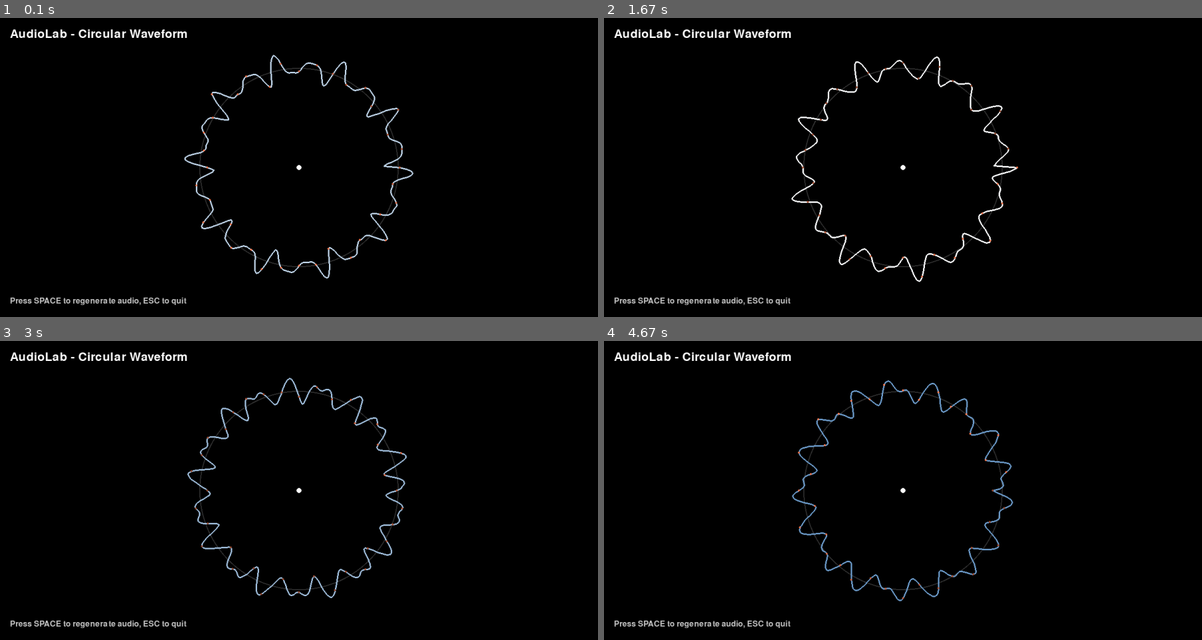
Above: before the commit, frames 1-4 (two rows, left to right).
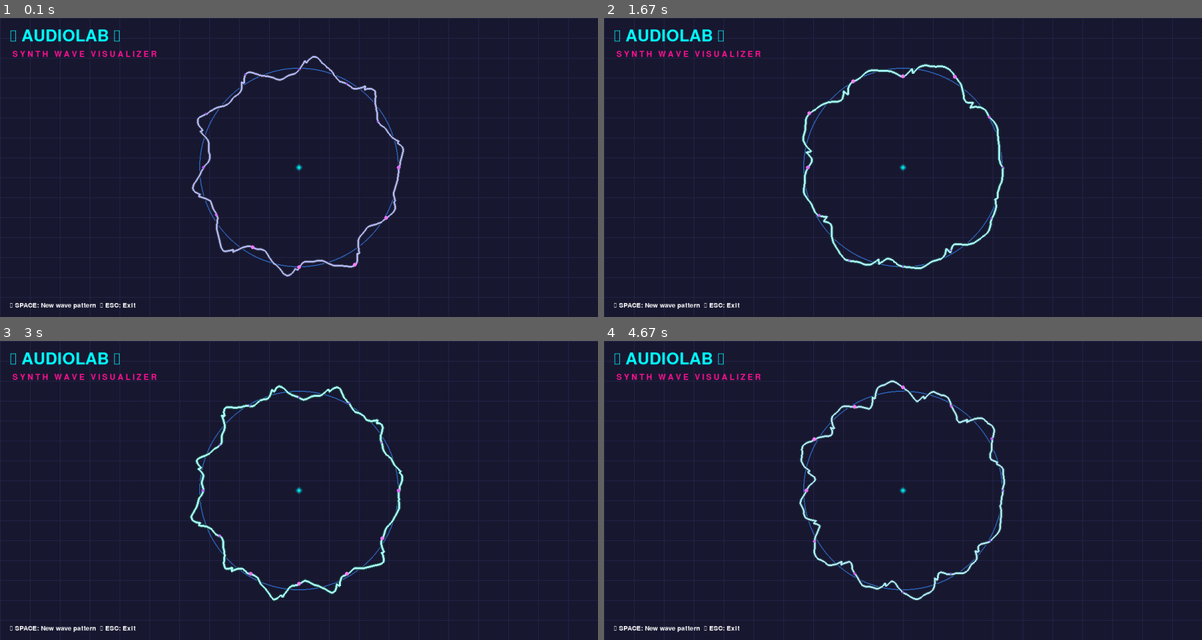
Above: after the commit, the same moments.

Repository: xlateai/sensorlab
Game: pygame game, started from audiolab.py
Two runs of this game, one before a commit and one after it. Both use one fixed random seed, a clock stepped at 60 frames per second and the inputs below.
Inputs:
- Up to frame 1 (0.1 s): no input
- Up to frame 2 (1.67 s): tap Space at 0.33, 0.73, 1.03, 1.23, 1.57 s
- Up to frame 3 (3 s): tap Space at 1.87, 2.07, 2.37, 2.63, 2.97 s
- Up to frame 4 (4.67 s): tap Space at 3.27, 3.4, 3.8, 4.1, 4.47 s

The runs differ from the first frame. In frame 1, 100% of the frame differs, in the area x 0-100%, y 0-100%; in frame 2, 100%; in frame 3, 100%; in frame 4, 100%.

Commit message:
haha decent

Diff:
--- a/audiolab.py
+++ b/audiolab.py
@@ -18,9 +18,11 @@
 # Colors
 BLACK = (0, 0, 0)
 WHITE = (255, 255, 255)
-GREEN = (0, 255, 100)
-BLUE = (100, 150, 255)
-PURPLE = (200, 100, 255)
+NEON_PINK = (255, 20, 147)
+NEON_CYAN = (0, 255, 255)
+NEON_PURPLE = (186, 85, 211)
+ELECTRIC_BLUE = (30, 144, 255)
+DARK_PURPLE = (25, 25, 50)
 
 class AudioVisualizer:
     def __init__(self):
@@ -30,9 +32,18 @@
 
         # Audio parameters
         self.time_offset = 0
-        self.frequency_base = 220  # Base frequency (A3)
-        self.frequency_mod = 0.5   # Frequency modulation rate
-        self.amplitude = 0.3
+        self.frequency_base = 110  # Lower base frequency for synth-wave
+        self.frequency_mod = 0.3   # Slower modulation for smoother feel
+        self.amplitude = 0.4
+        self.phase_continuity = 0  # Track phase for smooth transitions
+
+        # Synth-wave parameters
+        self.lfo_rate = 0.2  # Low frequency oscillator for filter sweep
+        self.filter_cutoff = 0.5
+
+        # Audio smoothing
+        self.previous_chunk = None
+        self.fade_samples = 512  # Number of samples for crossfade
 
         # Visualization parameters
         self.waveform_points = []
@@ -43,26 +54,47 @@
         self.play_audio()
 
     def generate_audio_chunk(self):
-        """Generate a chunk of soothing audio data"""
+        """Generate a chunk of smooth synth-wave audio data"""
         t = np.linspace(0, BUFFER_SIZE / SAMPLE_RATE, BUFFER_SIZE)
-
-        # Create a soothing sound with multiple harmonics and slow modulation
-        base_freq = self.frequency_base + 20 * np.sin(self.time_offset * self.frequency_mod)
-
-        # Main tone with harmonics
-        wave1 = np.sin(2 * np.pi * base_freq * t + self.time_offset)
-        wave2 = 0.5 * np.sin(2 * np.pi * base_freq * 1.5 * t + self.time_offset * 1.2)
-        wave3 = 0.3 * np.sin(2 * np.pi * base_freq * 2 * t + self.time_offset * 0.8)
-
-        # Add some ambient texture
-        ambient = 0.1 * np.sin(2 * np.pi * base_freq * 0.5 * t + self.time_offset * 0.3)
-
-        # Combine waves
-        combined_wave = (wave1 + wave2 + wave3 + ambient) * self.amplitude
-
-        # Apply a gentle envelope to avoid clicks
-        envelope = np.exp(-t * 2)  # Gentle decay
-        combined_wave *= (1 - envelope * 0.3)  # Subtle envelope effect
+        t_global = t + self.time_offset
+
+        # Synth-wave style oscillators with smooth frequency modulation
+        base_freq = self.frequency_base + 15 * np.sin(self.time_offset * self.frequency_mod)
+
+        # Main synth lead with detuned oscillators
+        osc1 = np.sin(2 * np.pi * base_freq * t_global + self.phase_continuity)
+        osc2 = np.sin(2 * np.pi * base_freq * 1.01 * t_global + self.phase_continuity * 1.1)  # Slight detune
+        osc3 = np.sin(2 * np.pi * base_freq * 0.5 * t_global + self.phase_continuity * 0.7)   # Sub oscillator
+
+        # Synth-wave style sawtooth wave
+        saw_wave = 2 * ((base_freq * t_global + self.phase_continuity / (2 * np.pi)) % 1) - 1
+        saw_wave = np.clip(saw_wave, -1, 1)  # Hard clip for digital feel
+
+        # Low-frequency oscillator for filter movement
+        lfo = np.sin(2 * np.pi * self.lfo_rate * t_global)
+        filter_mod = 0.5 + 0.3 * lfo
+
+        # Mix oscillators with synth-wave character
+        main_wave = (0.4 * osc1 + 0.3 * osc2 + 0.2 * osc3 + 0.3 * saw_wave * filter_mod)
+
+        # Add some harmonic content for richness
+        harmonic1 = 0.15 * np.sin(2 * np.pi * base_freq * 2 * t_global + self.phase_continuity * 2)
+        harmonic2 = 0.1 * np.sin(2 * np.pi * base_freq * 3 * t_global + self.phase_continuity * 3)
+
+        # Combine all elements
+        combined_wave = (main_wave + harmonic1 + harmonic2) * self.amplitude
+
+        # Apply smooth envelope to prevent clicks (attack/sustain/release style)
+        envelope = np.ones_like(combined_wave)
+        fade_in_samples = min(self.fade_samples, len(combined_wave) // 4)
+        fade_out_samples = min(self.fade_samples, len(combined_wave) // 4)
+
+        # Fade in at the beginning
+        envelope[:fade_in_samples] = np.linspace(0, 1, fade_in_samples)
+        # Fade out at the end
+        envelope[-fade_out_samples:] = np.linspace(1, 0, fade_out_samples)
+
+        combined_wave *= envelope
 
         # Convert to stereo and ensure C-contiguous array
         stereo_wave = np.column_stack((combined_wave, combined_wave))
@@ -70,6 +102,10 @@
         # Convert to 16-bit integers and ensure C-contiguous
         audio_data = (stereo_wave * 32767).astype(np.int16)
         audio_data = np.ascontiguousarray(audio_data)
+
+        # Update phase continuity for smooth transitions
+        self.phase_continuity += 2 * np.pi * base_freq * (BUFFER_SIZE / SAMPLE_RATE)
+        self.phase_continuity = self.phase_continuity % (2 * np.pi)
 
         self.time_offset += BUFFER_SIZE / SAMPLE_RATE
 
@@ -109,41 +145,73 @@
             self.waveform_points.append((x, y))
 
     def draw(self):
-        """Draw everything to the screen"""
-        self.screen.fill(BLACK)
-
-        # Draw center point
-        pygame.draw.circle(self.screen, WHITE, SCREEN_CENTER, 5)
-
-        # Draw base circle (reference)
-        pygame.draw.circle(self.screen, (50, 50, 50), SCREEN_CENTER, CIRCLE_RADIUS, 2)
-
-        # Draw waveform
+        """Draw everything to the screen with synth-wave aesthetics"""
+        # Dark gradient background
+        self.screen.fill(DARK_PURPLE)
+
+        # Add some background grid for synth-wave feel
+        for i in range(0, SCREEN_WIDTH, 60):
+            pygame.draw.line(self.screen, (40, 40, 80), (i, 0), (i, SCREEN_HEIGHT), 1)
+        for i in range(0, SCREEN_HEIGHT, 40):
+            pygame.draw.line(self.screen, (40, 40, 80), (0, i), (SCREEN_WIDTH, i), 1)
+
+        # Draw glowing center point
+        for radius in [8, 6, 4, 2]:
+            alpha = 255 - (radius * 30)
+            color = (*NEON_CYAN, max(0, alpha))
+            # Create a surface for alpha blending
+            glow_surface = pygame.Surface((radius*4, radius*4), pygame.SRCALPHA)
+            pygame.draw.circle(glow_surface, color, (radius*2, radius*2), radius)
+            self.screen.blit(glow_surface, (SCREEN_CENTER[0] - radius*2, SCREEN_CENTER[1] - radius*2))
+
+        # Draw base circle (reference) with neon glow
+        pygame.draw.circle(self.screen, (60, 60, 120), SCREEN_CENTER, CIRCLE_RADIUS, 2)
+        pygame.draw.circle(self.screen, ELECTRIC_BLUE, SCREEN_CENTER, CIRCLE_RADIUS, 1)
+
+        # Draw waveform with synth-wave colors and glow
         if len(self.waveform_points) > 2:
-            # Create color gradient based on time
-            color_shift = (math.sin(self.time_offset) + 1) / 2
+            # Create dynamic color based on audio intensity and time
+            intensity = np.mean(np.abs(self.current_audio_data[:, 0])) / 32767.0
+            time_shift = (math.sin(self.time_offset * 0.5) + 1) / 2
+
+            # Primary neon color
             color = (
-                int(100 + color_shift * 155),
-                int(150 + color_shift * 105),
-                int(200 + color_shift * 55)
+                int(NEON_PINK[0] * (0.5 + intensity * 0.5)),
+                int(NEON_PINK[1] + (NEON_CYAN[1] - NEON_PINK[1]) * time_shift),
+                int(NEON_PINK[2] + (NEON_CYAN[2] - NEON_PINK[2]) * time_shift)
             )
 
-            pygame.draw.polygon(self.screen, color, self.waveform_points, 3)
-
-            # Draw points for extra visual appeal
-            for i, point in enumerate(self.waveform_points[::10]):  # Every 10th point
-                brightness = int(200 + 55 * math.sin(self.time_offset + i * 0.1))
-                point_color = (brightness, brightness//2, brightness//3)
-                pygame.draw.circle(self.screen, point_color, (int(point[0]), int(point[1])), 2)
-
-        # Draw some UI text
-        font = pygame.font.Font(None, 36)
-        title_text = font.render("AudioLab - Circular Waveform", True, WHITE)
+            # Draw waveform with glow effect
+            # Outer glow
+            pygame.draw.polygon(self.screen, (color[0]//4, color[1]//4, color[2]//4), self.waveform_points, 8)
+            # Main line
+            pygame.draw.polygon(self.screen, color, self.waveform_points, 4)
+            # Inner highlight
+            bright_color = tuple(min(255, c + 50) for c in color)
+            pygame.draw.polygon(self.screen, bright_color, self.waveform_points, 2)
+
+            # Draw pulsing points at key positions
+            for i, point in enumerate(self.waveform_points[::30]):  # Every 30th point
+                pulse = math.sin(self.time_offset * 2 + i * 0.5) * 0.5 + 0.5
+                point_size = int(2 + pulse * 3)
+                point_brightness = int(150 + pulse * 105)
+                point_color = (point_brightness, point_brightness//2, 255)
+                pygame.draw.circle(self.screen, point_color, (int(point[0]), int(point[1])), point_size)
+
+        # Draw retro-style UI
+        font = pygame.font.Font(None, 48)
+        title_text = font.render("◆ AUDIOLAB ◆", True, NEON_CYAN)
         self.screen.blit(title_text, (20, 20))
 
-        small_font = pygame.font.Font(None, 24)
-        info_text = small_font.render("Press SPACE to regenerate audio, ESC to quit", True, (200, 200, 200))
-        self.screen.blit(info_text, (20, SCREEN_HEIGHT - 40))
+        # Add a subtitle
+        subtitle_font = pygame.font.Font(None, 24)
+        subtitle_text = subtitle_font.render("S Y N T H   W A V E   V I S U A L I Z E R", True, NEON_PINK)
+        self.screen.blit(subtitle_text, (25, 65))
+
+        # Control instructions
+        small_font = pygame.font.Font(None, 20)
+        info_text = small_font.render("► SPACE: New wave pattern  ► ESC: Exit", True, WHITE)
+        self.screen.blit(info_text, (20, SCREEN_HEIGHT - 30))
 
         pygame.display.flip()
 
@@ -156,10 +224,11 @@
                 if event.key == pygame.K_ESCAPE:
                     return False
                 elif event.key == pygame.K_SPACE:
-                    # Regenerate audio with slight variation
-                    self.frequency_base += np.random.uniform(-20, 20)
-                    self.frequency_base = max(100, min(400, self.frequency_base))
-                    self.frequency_mod = np.random.uniform(0.1, 1.0)
+                    # Regenerate audio with synth-wave variations
+                    self.frequency_base += np.random.uniform(-30, 30)
+                    self.frequency_base = max(80, min(300, self.frequency_base))
+                    self.frequency_mod = np.random.uniform(0.1, 0.8)
+                    self.lfo_rate = np.random.uniform(0.1, 0.5)
         return True
 
     def run(self):
